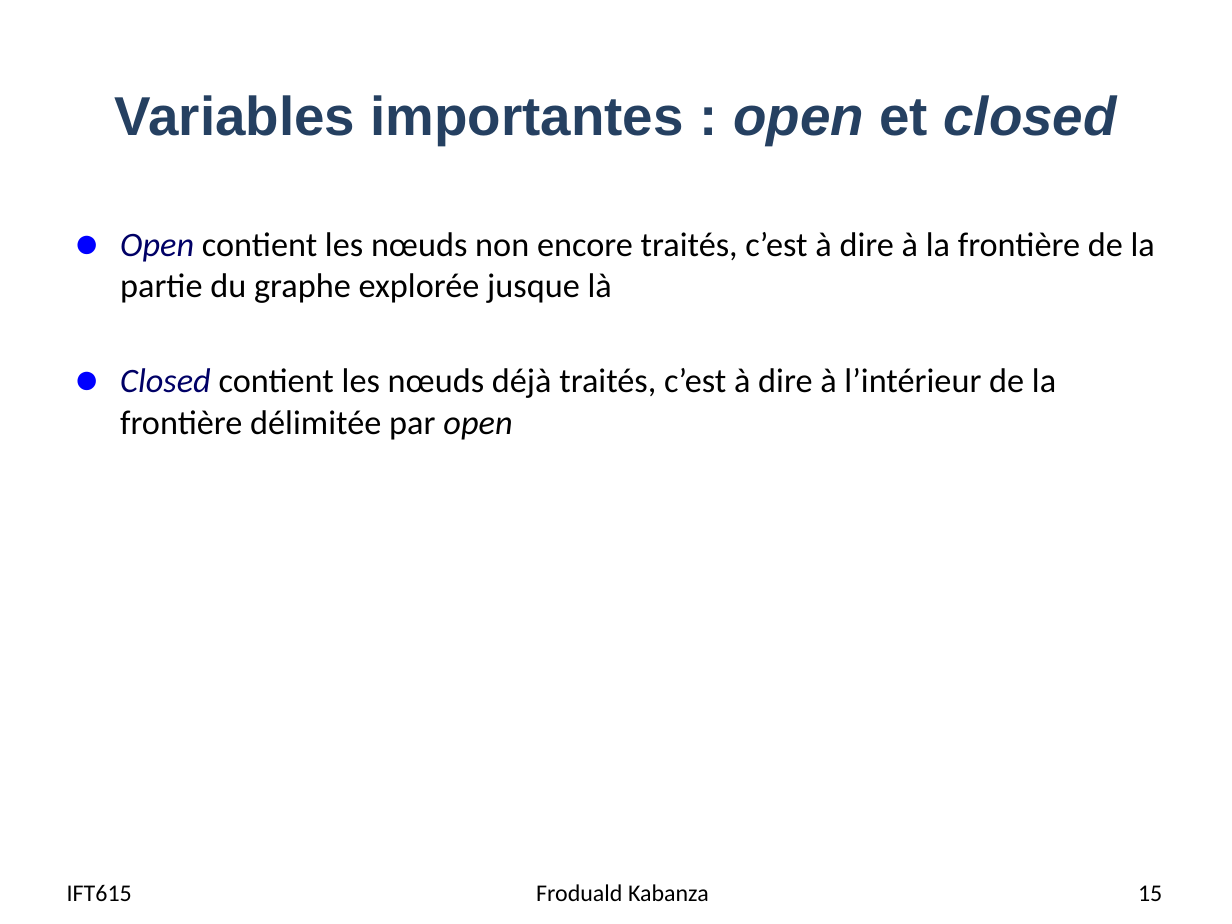
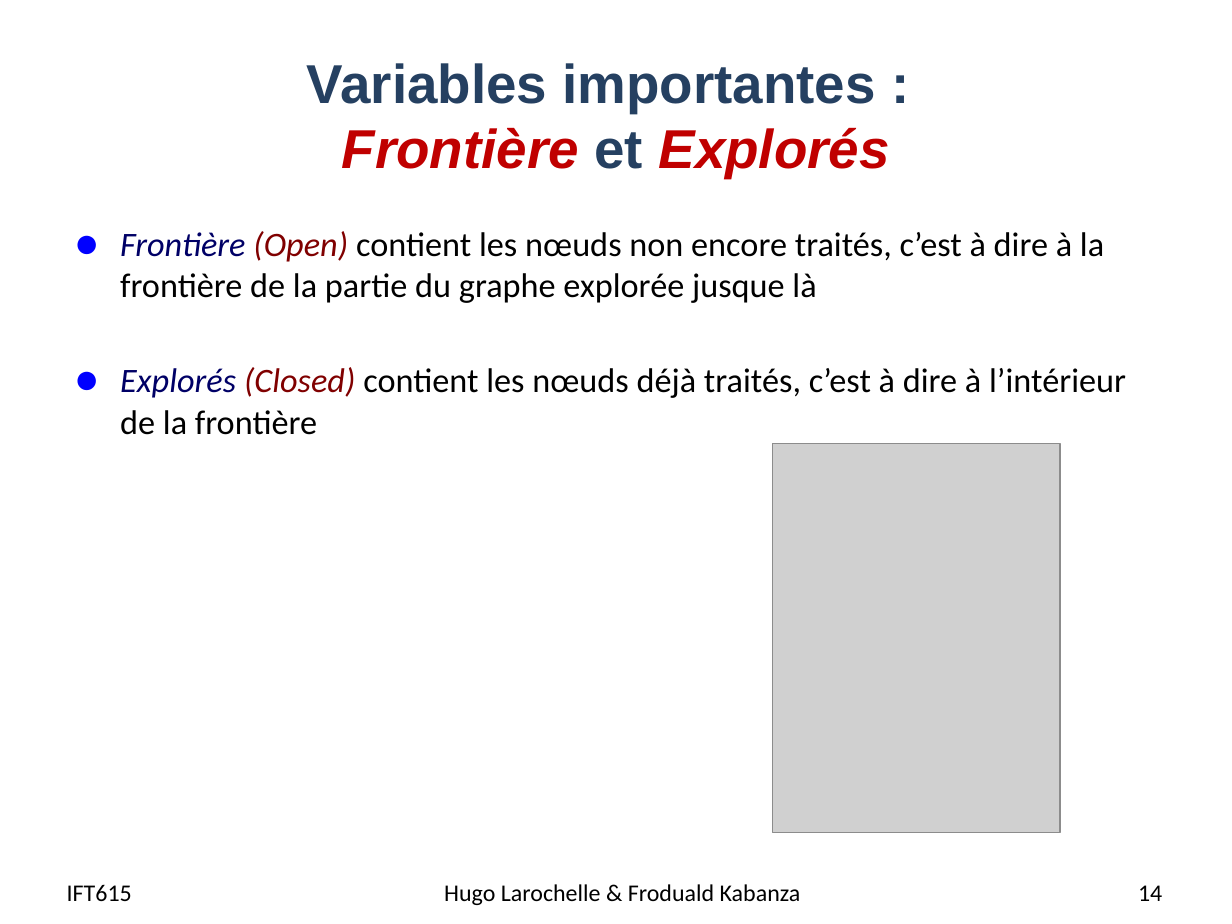
Before and after one commit to djeffkanda/djeffkanda.github.io, a slide deck: slide 14 of ift/assets/slides/ift615-13-Recherche heuristique globale.pptx (slide 15 before the commit). Drawn at 1232x924 pixels with LibreOffice and Linux fonts; fonts in the diff are those of the drawing; grey boxes stand for pictures. Boxes give left, top, right and bottom in pixels: in the first picture for what was removed or moved away, otherwise in the second. Text is boxed around its words. In the diff, an @@ line names an element or a change of style, - is before the commit and + after.

```diff
--- a/ift/assets/slides/ift615-13-Recherche heuristique globale.pptx
+++ b/ift/assets/slides/ift615-13-Recherche heuristique globale.pptx
@@ title at (x1=307, y1=63, x2=890, y2=178): text changed @@
-Variables importantes : open et closed
+Variables importantes :
+Frontière et Explorés
@@ text at (x1=120, y1=231, x2=1126, y2=435): text changed @@
-● Open contient les nœuds non encore traités, c’est à dire à la frontière de la partie du graphe explorée jusque là
-● Closed contient les nœuds déjà traités, c’est à dire à l’intérieur de la frontière délimitée par open
+● Frontière (Open) contient les nœuds non encore traités, c’est à dire à la frontière de la partie du graphe explorée jusque là
+● Explorés (Closed) contient les nœuds déjà traités, c’est à dire à l’intérieur de la frontière
@@ picture added at (x1=772, y1=444, x2=1060, y2=833) @@
@@ text at (x1=444, y1=884, x2=801, y2=905): text changed @@
-Froduald Kabanza
+Hugo Larochelle & Froduald Kabanza
@@ page number at (x1=1138, y1=885, x2=1162, y2=901): text changed @@
-15
+14
```
Also in this commit, not shown: 49 other slides changed, 1 slide removed, 16 other files.
